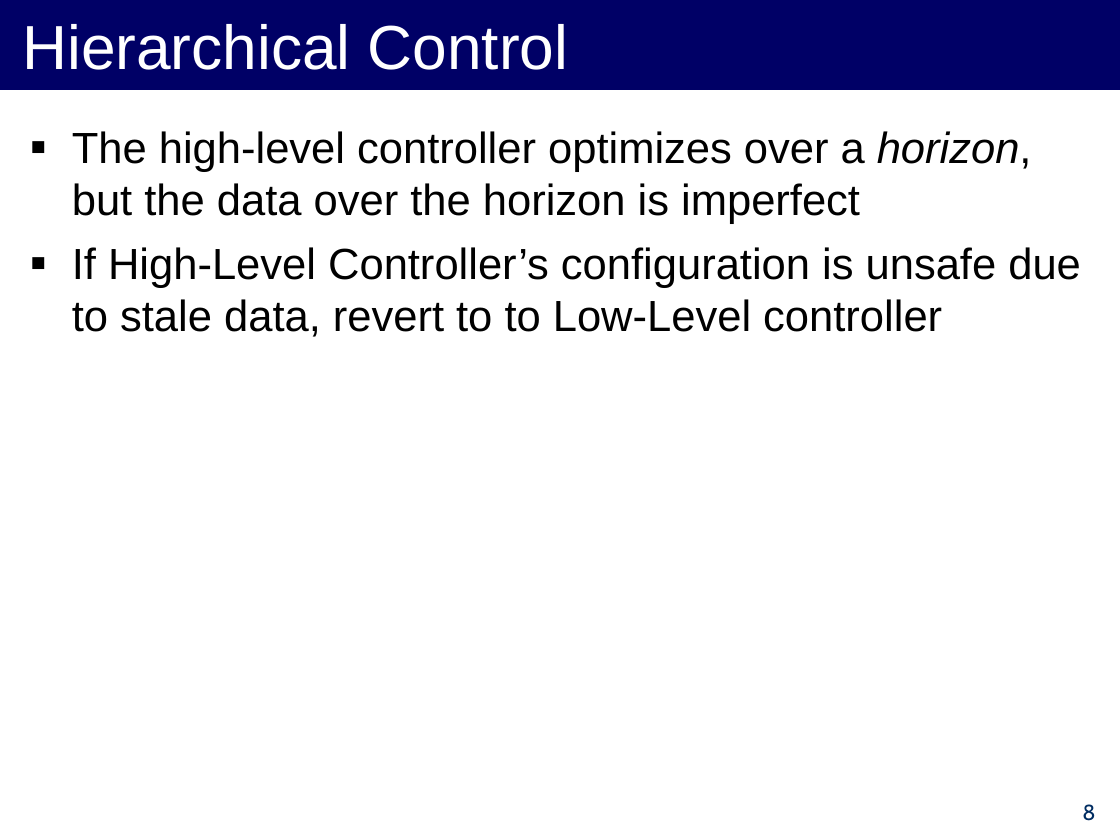
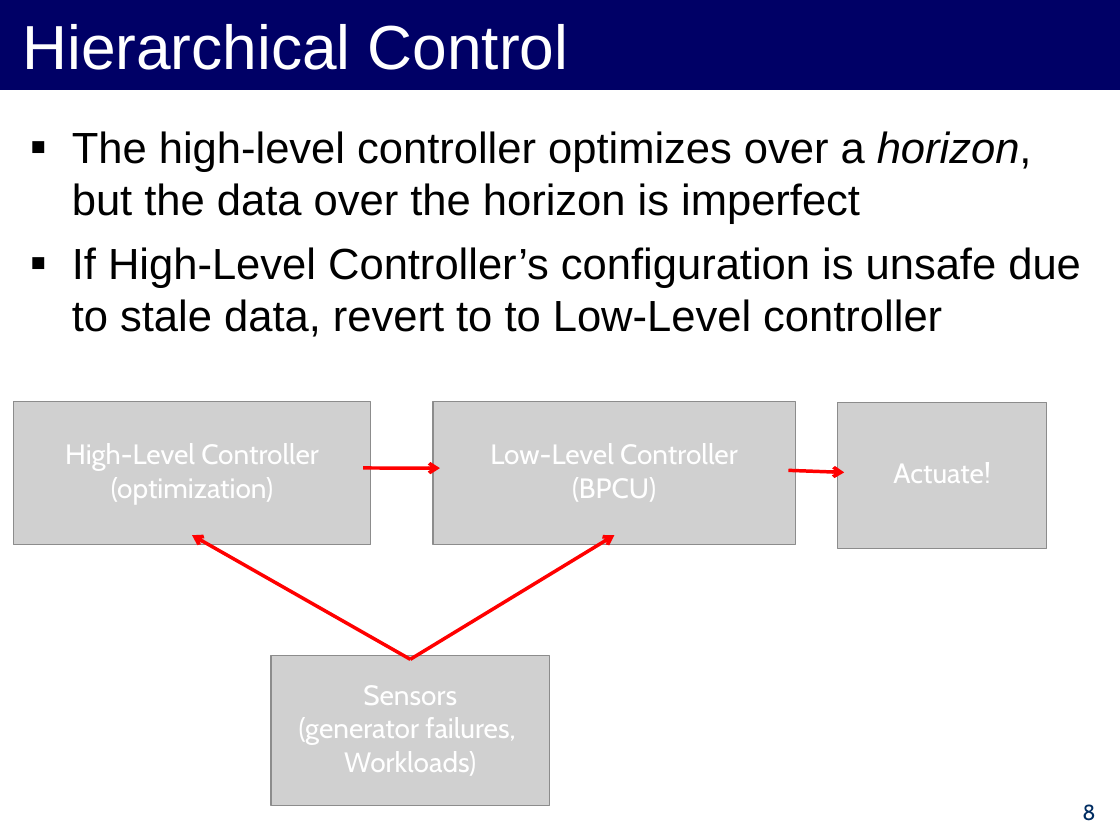
Before and after one commit to forresti/optimal_load_management, a slide deck: slide 8 of project/12-3-12_Presentation.ppt. Drawn at 1120x840 pixels with LibreOffice and Linux fonts; fonts in the diff are those of the drawing; grey boxes stand for pictures. Boxes give left, top, right and bottom in pixels: in the first picture for what was removed or moved away, otherwise in the second. Text is boxed around its words. In the diff, an @@ line names an element or a change of style, - is before the commit and + after.

Commit message:
diagram of our controller

```diff
--- a/project/12-3-12_Presentation.ppt
+++ b/project/12-3-12_Presentation.ppt
@@ picture added at (x1=13, y1=402, x2=371, y2=545) @@
@@ picture added at (x1=433, y1=402, x2=795, y2=545) @@
@@ picture added at (x1=838, y1=402, x2=1047, y2=549) @@
@@ text added at (x1=65, y1=443, x2=319, y2=504), 18 pt, text #FFFFFF @@
+High-Level Controller
+(optimization)
@@ text added at (x1=490, y1=443, x2=738, y2=501), 18 pt, text #FFFFFF @@
+Low-Level Controller
+(BPCU)
@@ arrow added from (363, 468) to (440, 468), #FF0000 2.24 pt @@
@@ arrow added from (788, 470) to (844, 473), #FF0000 2.24 pt @@
@@ text added at (x1=893, y1=462, x2=990, y2=483), 18 pt, text #FFFFFF @@
+Actuate!
@@ arrow added from (410, 660) to (192, 535), #FF0000 2.24 pt @@
@@ arrow added from (410, 660) to (614, 535), #FF0000 2.24 pt @@
@@ picture added at (x1=271, y1=655, x2=550, y2=805) @@
@@ text added at (x1=299, y1=685, x2=515, y2=775), 18 pt, text #FFFFFF @@
+Sensors
+(generator failures,
+Workloads)
```
Also in this commit, not shown: 3 slides added, 2 slides removed.
